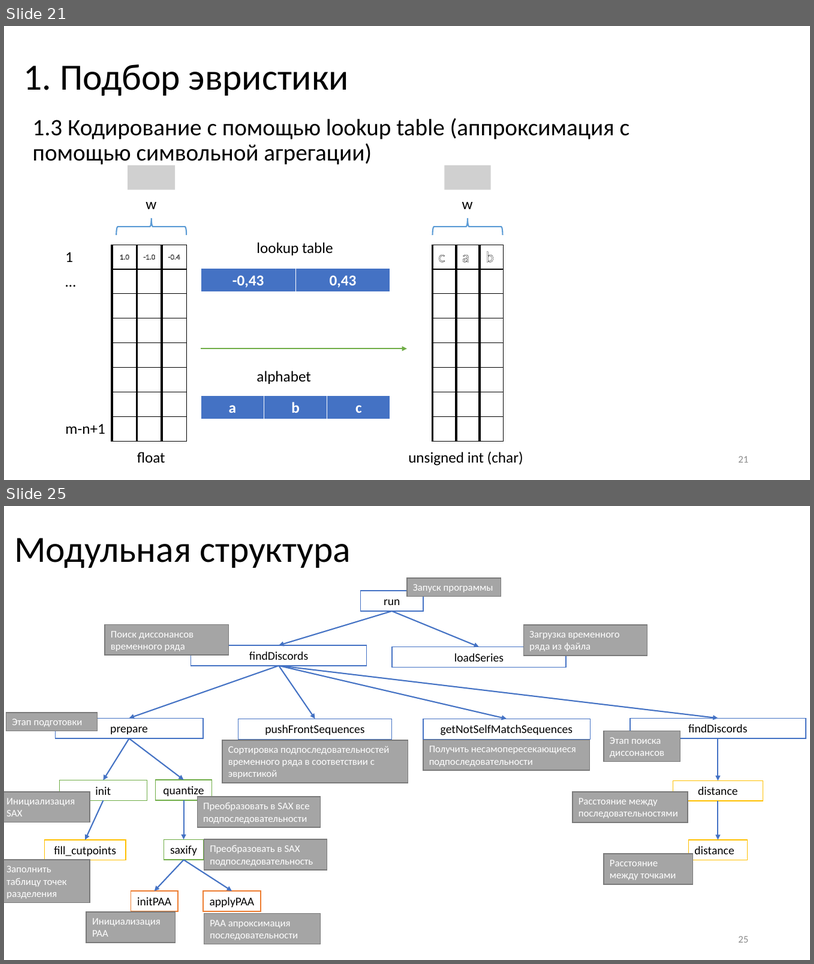
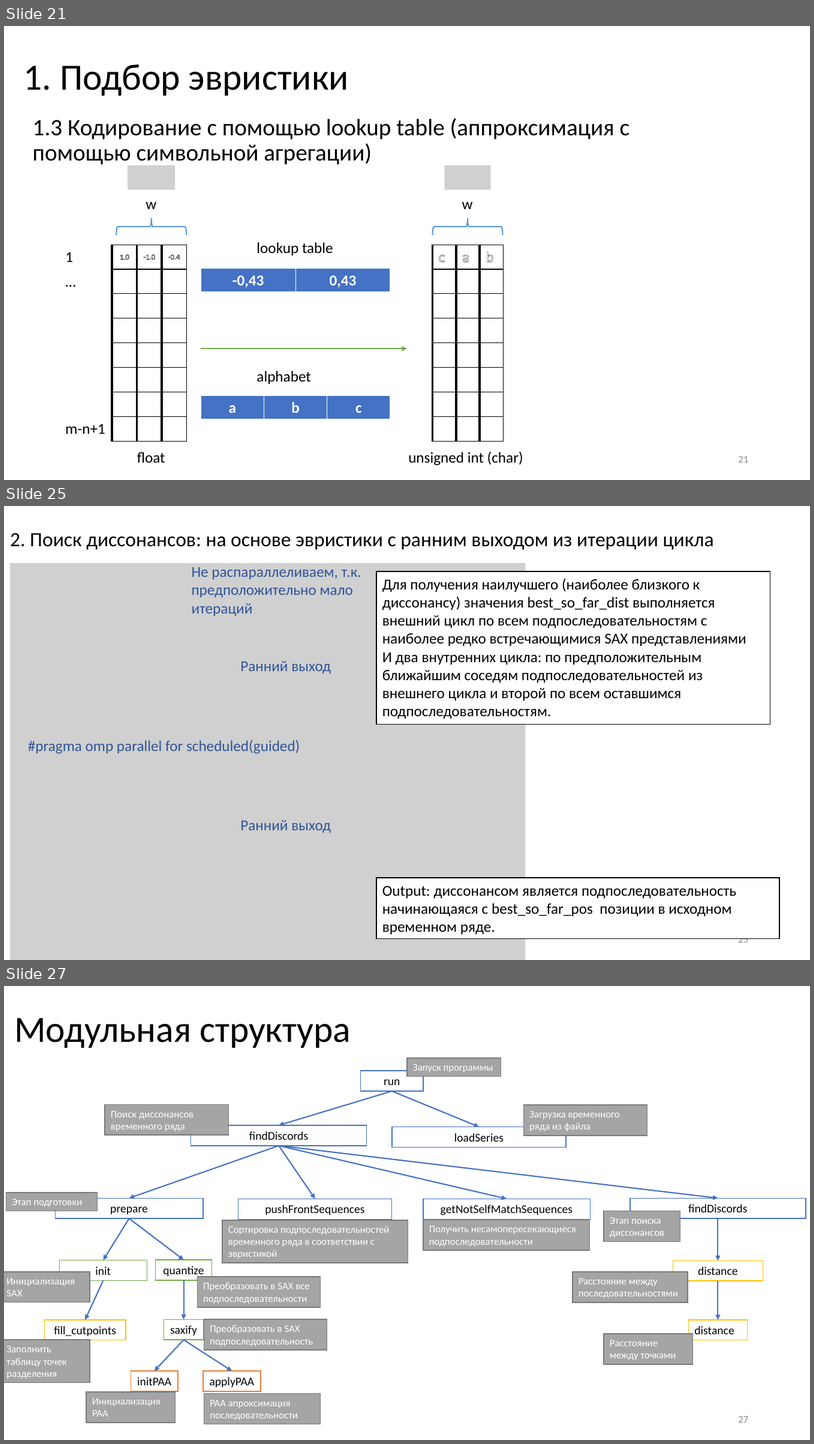
Before and after one commit to AVPGenium/discords_discovery, a slide deck: docs/алгоритм поиска диссонансов.pptx. Shown one above the other, each under a label of ours: slides 21 and 25 before the commit, slides 21, 25 and 27 after it; the slides between them are not shown. The pictures are 814x964 and 814x1444 pixels, drawn with LibreOffice and Linux fonts; fonts in the diff are those of the drawing; grey boxes stand for pictures. Boxes give left, top, right and bottom in pixels: in the first picture for what was removed or moved away, otherwise in the second. Text is boxed around its words. In the diff, an @@ line names an element or a change of style, - is before the commit and + after.

```diff
--- a/docs/алгоритм поиска диссонансов.pptx
+++ b/docs/алгоритм поиска диссонансов.pptx
@@ slide 25 added at (4, 506, 810, 960), background #FFFFFF @@
@@ title added at (10, 533, 714, 550), 24 pt, text #000000 @@
+2. Поиск диссонансов: на основе эвристики с ранним выходом из итерации цикла
@@ picture added at (10, 563, 526, 960) @@
@@ text added at (192, 567, 362, 616), 18 pt, text #2F5597 @@
+Не распараллеливаем, т.к. предположительно мало итераций
@@ rectangle added at (377, 571, 770, 724), fill #FFFFFF, outline #000000 1 pt, 18 pt, text #000000 @@
+Для получения наилучшего (наиболее близкого к диссонансу) значения best_so_far_dist выполняется внешний цикл по всем подпоследовательностям с наиболее редко встречающимися SAX представлениями
+И два внутренних цикла: по предположительным ближайшим соседям подпоследовательностей из внешнего цикла и второй по всем оставшимся подпоследовательностям.
@@ text added at (240, 661, 331, 673), 18 pt, text #2F5597 @@
+Ранний выход
@@ text added at (28, 740, 300, 754), 18 pt, text #2F5597 @@
+#pragma omp parallel for scheduled(guided)
@@ text added at (240, 820, 331, 832), 18 pt, text #2F5597 @@
+Ранний выход
@@ rectangle added at (377, 877, 780, 939), fill #FFFFFF, outline #000000 1 pt, 18 pt, text #000000 @@
+Output: диссонансом является подпоследовательность начинающаяся с best_so_far_pos позиции в исходном временном ряде.
@@ page number added at (738, 938, 749, 942), 12 pt, text #8C8C8C @@
+25
@@ what was slide 25 is now slide 27 @@
@@ page number at (738, 1416, 749, 1422): text changed @@
-25
+27
```
Also in this commit, not shown: 8 slides changed, 2 other slides added, 1 slide removed, 5 other files.
